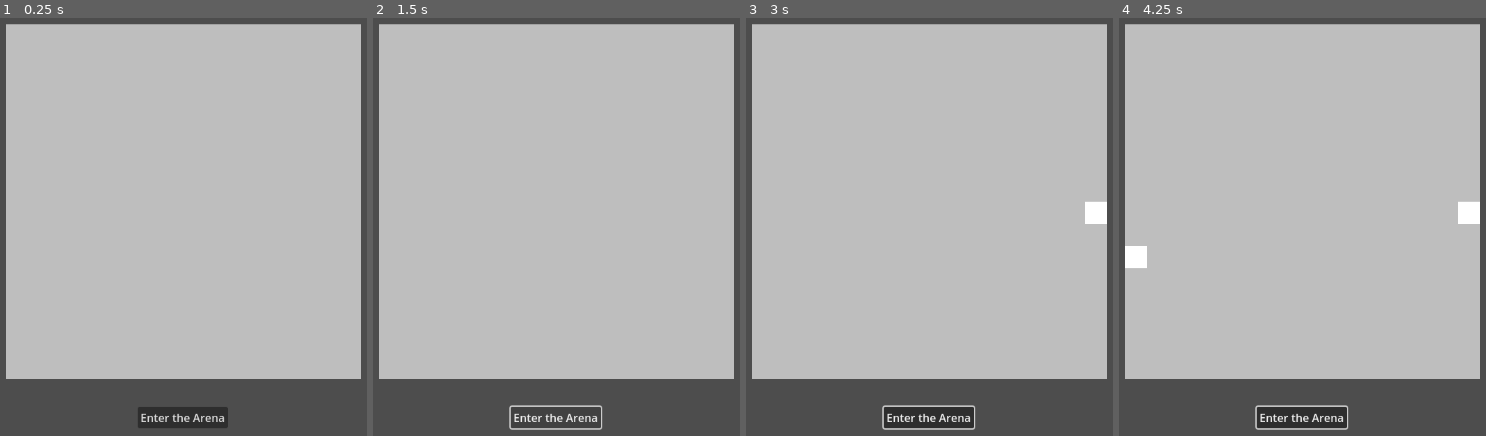
Above: before the commit, frames 1-4 (left to right).
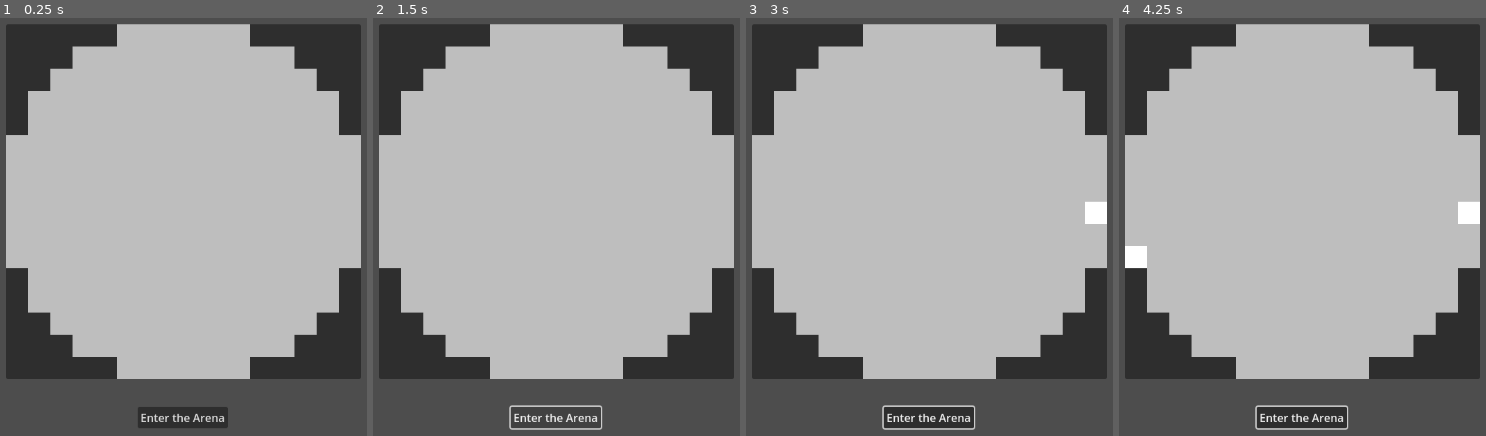
Above: after the commit, the same moments.

Repository: paul-maxime/drawnion
Game: Godot game, scene res://scenes/Drawing.tscn
The game is run twice, just before and just after one commit, with the same random seed, the same clock (stepped at 60 frames per second) and the same inputs.
Inputs (mouse positions are in pixels of both pictures, inside the frame that each line leads up to):
- Up to frame 1 (0.25 s): no input
- Up to frame 2 (1.5 s): click "Enter the Arena" at 0.5 s; click "Enter the Arena" at 1.25 s
- Up to frame 3 (3 s): click "Enter the Arena" at 2 s; tap Enter at 2.75 s; move the mouse to (1105, 210) at 2.77 s; click (1105, 210) at 2.92 s
- Up to frame 4 (4.25 s): tap Space at 3.5 s; move the mouse to (1141, 252) at 3.52 s; click (1141, 252) at 3.67 s

The runs differ from the first frame. In frame 1, 16% of the frame differs, in the area x 1-99%, y 1-87%; in frame 2, 16%; in frame 3, 16%; in frame 4, 16%.

Commit message:
Add weird shader for avatars and a circle highlight the hitbox

Diff:
--- a/client/scripts/Arena.gd
+++ b/client/scripts/Arena.gd
@@ -16,10 +16,13 @@
 var _player_id
 var _avatars = {}
 
+var _avatar_shader
+
 func set_drawing(avatar: Array[int]):
 	_avatar = avatar
 
 func _ready():
+	_avatar_shader = preload ("res://shaders/unit.gdshader")
 	$Network.game_joined.connect(_on_game_joined)
 	$Network.player_avatar_received.connect(_on_avatar_received)
 	$Network.entity_summoned.connect(_on_entity_summoned)
@@ -103,16 +106,23 @@
 	var texture = ImageTexture.create_from_image(image)
 	_avatars[player_id] = texture
 
-func _on_entity_summoned(unit_id: int, owner_id: int, x: int, y: int, size: int, element: int):
+func _on_entity_summoned(unit_id: int, owner_id: int, x: int, y: int, size: int, _element: int):
 	print("Entity %d summoned at (%d, %d), owner %d, size %d" % [unit_id, x, y, owner_id, size])
 	if _avatars.get(owner_id) == null:
 		printerr("Unknown owner ID for entity ", owner_id)
 		return
-	var entity = Sprite2D.new()
-	entity.texture = _avatars[owner_id]
+	var entity: Node2D = entity_scene.instantiate()
+	var sprite = Sprite2D.new()
+	entity.modulate = Color(0.8, 0.8, 0.8, 0.20)
+	sprite.texture = _avatars[owner_id]
+	sprite.material = ShaderMaterial.new()
+	sprite.material.set_shader_parameter("line_color", Color(0.2, 0.8, 0.2, 0.7))
+	sprite.material.shader = _avatar_shader
+	var ratio = $FightingZone.scale.x / server_width
 	entity.position = _server_pos_to_client_pos(Vector2(x, y))
-	var ratio = $FightingZone.scale.x / server_width
 	entity.scale = Vector2(float(size) / IMAGE_WIDTH * ratio, float(size) / IMAGE_HEIGHT * ratio)
+	#sprite.scale = entity.scale
+	entity.add_child(sprite)
 
 	var unit = {}
 	unit.entity = entity
--- a/client/scripts/DrawingPanel.gd
+++ b/client/scripts/DrawingPanel.gd
@@ -6,15 +6,19 @@
 
 var pixels: Array[int] = []
 var arena_scene: PackedScene
+var center
 
 # Called when the node enters the scene tree for the first time.
 func _ready():
+	center = Vector2(float(IMAGE_WIDTH - 1) / 2, float(IMAGE_HEIGHT - 1) / 2)
 	arena_scene = preload ("res://scenes/Arena.tscn")
 	pixels.resize(IMAGE_SIZE)
 	pixels.fill(0)
 
 func set_pixel(pos: Vector2i, isDrawn: bool):
 	if pos.x < 0 or pos.y < 0 or pos.x >= IMAGE_WIDTH or pos.y >= IMAGE_HEIGHT:
+		return
+	if center.distance_to(pos) > float(IMAGE_WIDTH) / 2:
 		return
 	pixels[pos.x + pos.y * IMAGE_WIDTH] = 1 if isDrawn else 0
 	queue_redraw()
@@ -42,7 +46,10 @@
 	var ratio = Vector2(size.x / IMAGE_WIDTH, size.y / IMAGE_HEIGHT)
 	for h in range(IMAGE_HEIGHT):
 		for w in range(IMAGE_WIDTH):
-			if pixels[h * IMAGE_WIDTH + w] == 0:
+			var point = Vector2(w, h)
+			if center.distance_to(point) > float(IMAGE_WIDTH) / 2:
+				pass
+			elif pixels[h * IMAGE_WIDTH + w] == 0:
 				draw_rect(Rect2(w * ratio.x, h * ratio.y, ratio.x, ratio.y), Color.GRAY)
 			else:
 				draw_rect(Rect2(w * ratio.x, h * ratio.y, ratio.x, ratio.y), Color.WHITE)
@@ -63,7 +70,3 @@
 	arena.set_drawing(pixels)
 	get_tree().root.add_child(arena)
 	get_node("/root/Drawing").queue_free()
-
-# Called every frame. 'delta' is the elapsed time since the previous frame.
-func _process(_delta):
-	pass
--- /dev/null
+++ b/client/shaders/unit.gdshader
@@ -0,0 +1,51 @@
+shader_type canvas_item;
+
+uniform vec4 line_color: source_color = vec4(1.0);
+uniform float width: hint_range(0,10)  = 0.5;
+
+const vec2 OFFSETS[8] = {
+	vec2(-1,-1), vec2(-1,0), vec2(-1,1), vec2(0,-1),
+	vec2(0,1), vec2(1,-1), vec2(1,0), vec2(1,1)
+};
+
+void vertex(){
+	// start with adding margin to the original sprite
+	// this will scale up the sprite, will scale down later in fragment()
+	VERTEX += (UV * 2.0 - 1.0) * width ;
+}
+
+void fragment(){
+	// note that TEXTURE_PIXEL_SIZE is actually 1.0/vec2(WIDTH_OF_TEXTURE, HEIGHT_OF_TEXTURE)
+	// so 1.0 / TEXTURE_PIXEL_SIZE is vec2(WIDTH, HEIGHT)
+	vec2 real_texture_size = 1.0 / TEXTURE_PIXEL_SIZE;
+
+	// This is texture size when add margin equal to
+	// width of the outline*2 (left and right / top and down)
+	vec2 added_margin_texture_pixel_size = 1.0 / (real_texture_size + (width*2.0));
+
+	// width in range (0,1), respected to the new texture size
+	vec2 width_size = added_margin_texture_pixel_size * width;
+	// shift the original uv bottom-right for 'width' unit
+	// Calculate how much bigger is the new size compared to the old one
+	vec2 shifted_uv = UV - width_size;
+	// Then scale the uv down to that ratio
+	vec2 ratio = TEXTURE_PIXEL_SIZE / added_margin_texture_pixel_size;
+	vec2 scaled_shifted_uv = shifted_uv * ratio;
+
+	// sample the original texture with new uv to scale it down
+	// to the original size
+	vec4 color;
+	color = texture(TEXTURE, scaled_shifted_uv);
+	// This if is to remove artifacts outside the boundary of sprites
+	if (scaled_shifted_uv != clamp(scaled_shifted_uv, vec2(0.0), vec2(1.0))) {
+		color.a = 0.0;
+	}
+
+	float outline = 0.0;
+	for (int i=0; i<OFFSETS.length(); i++){
+		outline += texture(TEXTURE, scaled_shifted_uv + OFFSETS[i]*width_size).a;
+	}
+	outline = min(outline, 1.0);
+
+	COLOR = mix(color, line_color, outline-color.a);
+}
